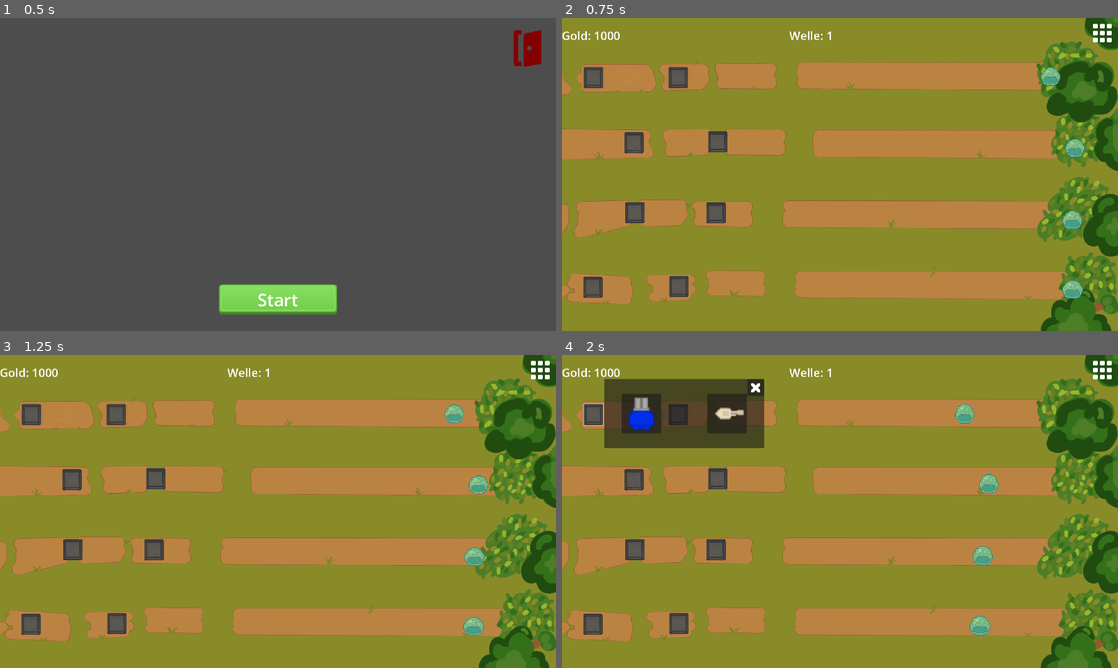
Above: before the commit, frames 1-4 (two rows, left to right).
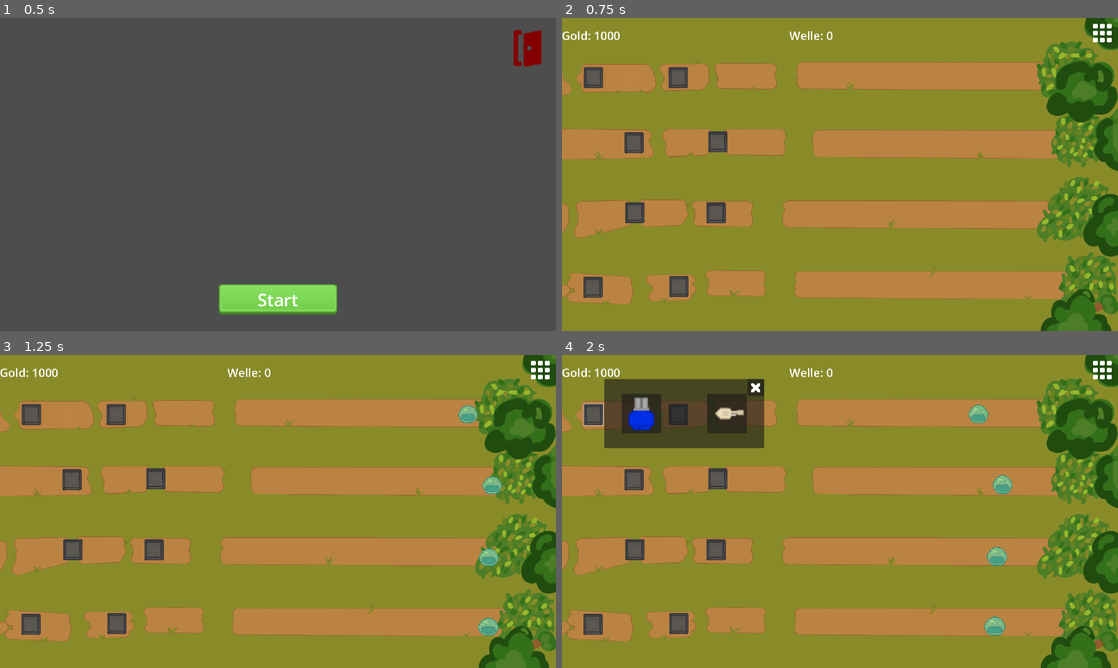
Above: after the commit, the same moments.

Repository: Silas-D/Startprojekt-SM5
Game: Godot game, scene res://Game/UI/mainmenu/main_menu.tscn
Two runs of this game, one before a commit and one after it. Both use one fixed random seed, a clock stepped at 60 frames per second and the inputs below.
Inputs (mouse positions are in pixels of both pictures, inside the frame that each line leads up to):
- Up to frame 1 (0.5 s): no input
- Up to frame 2 (0.75 s): click "Start" at 0.5 s
- Up to frame 3 (1.25 s): no input
- Up to frame 4 (2 s): click (595, 414) at 1.25 s

Frame 1 is identical in both runs. In frame 2, 0.7% of the frame differs, in the area x 47-94%, y 4-90%; in frame 3, 1.2%; in frame 4, 1.3%, in the area x 47-81%, y 4-90%.

Commit message:
waves start funktioniert

Diff:
--- a/Game/main.gd
+++ b/Game/main.gd
@@ -3,12 +3,13 @@
 @onready var pause_menu = $pauseMenu
 var paused = false
 
-# var current_wave -> WaveCounter.current_wave
+@export var current_wave = 0
 var enemies_in_wave = 0
 var map_node1
 var map_node2
 var map_node3
 var map_node4
+
 
 func _ready():
 	map_node1 = get_node("Map/Path1")
@@ -31,47 +32,48 @@
 	#-> void
 	var wave_data = retrieve_wave_data()
 	#:
-	#await <- Nicht nötig
-	get_tree().create_timer(0.2) ##padding
+	await get_tree().create_timer(0.2).timeout ##padding
 	spawn_enemies(wave_data)
 
 func retrieve_wave_data():
 	# -> Array
 	var wave_data = []
 
-	if WaveCounter.current_wave == 0:
+	if current_wave == 0:
+		wave_data = [["slime_1", 1]]
+	elif current_wave == 1:
+		wave_data = [["slime_1", 1], ["slime_1", 1]]
+	elif current_wave == 2:
+		wave_data = [["slime_1", 1], ["slime_1", 2], ["slime_1", 4], ["slime_1", 5]]
+	elif current_wave == 3:
 		wave_data = [["slime_1", 1], ["slime_1", 1], ["slime_1", 0.1], ["slime_1", 0.1]]
-	if WaveCounter.current_wave == 1:
+	elif current_wave == 4:
 		wave_data = [["slime_1", 1], ["slime_1", 1], ["slime_1", 0.1], ["slime_1", 0.1]]
-	if WaveCounter.current_wave == 2:
+	elif current_wave == 5:
 		wave_data = [["slime_1", 1], ["slime_1", 1], ["slime_1", 0.1], ["slime_1", 0.1]]
-	if WaveCounter.current_wave == 3:
+	elif current_wave == 6:
 		wave_data = [["slime_1", 1], ["slime_1", 1], ["slime_1", 0.1], ["slime_1", 0.1]]
-	if WaveCounter.current_wave == 4:
+	elif current_wave == 7:
 		wave_data = [["slime_1", 1], ["slime_1", 1], ["slime_1", 0.1], ["slime_1", 0.1]]
-	if WaveCounter.current_wave == 5:
+	elif current_wave == 8:
 		wave_data = [["slime_1", 1], ["slime_1", 1], ["slime_1", 0.1], ["slime_1", 0.1]]
-	if WaveCounter.current_wave == 6:
+	elif current_wave == 9:
 		wave_data = [["slime_1", 1], ["slime_1", 1], ["slime_1", 0.1], ["slime_1", 0.1]]
-	if WaveCounter.current_wave == 7:
-		wave_data = [["slime_1", 1], ["slime_1", 1], ["slime_1", 0.1], ["slime_1", 0.1]]
-	if WaveCounter.current_wave == 8:
-		wave_data = [["slime_1", 1], ["slime_1", 1], ["slime_1", 0.1], ["slime_1", 0.1]]
-	if WaveCounter.current_wave == 9:
-		wave_data = [["slime_1", 1], ["slime_1", 1], ["slime_1", 0.1], ["slime_1", 0.1]]
-	if WaveCounter.current_wave == 10:
+	elif current_wave == 10:
 		wave_data = [["slime_1", 1], ["slime_1", 1], ["slime_1", 0.1], ["slime_1", 0.1]]
 	else:
-		wave_data = [["slime_1", 1], ["slime_1", 1], ["slime_1", 0.1], ["slime_1", 0.1]]
+		wave_data = [["slime_1", 1], ["slime_1", 1], ["slime_1", 2], ["slime_1", 0.1]]
 	# : Array
-	WaveCounter.current_wave += 1
+	current_wave += 1
 	enemies_in_wave = wave_data.size()
 	return wave_data
 
 func spawn_enemies(wave_data):
 	# : Array) -> void
+	var new_enemy
 	for i in wave_data:
-		var new_enemy = load("res://Game/Enemy/slime1/" + i[0] + ".tscn").instantiate()
+		#vollständige konfig
+		new_enemy = load("res://Game/Enemy/slime1/" + i[0] + ".tscn").instantiate()
 		map_node1.add_child(new_enemy, true)
 		new_enemy = load("res://Game/Enemy/slime1/" + i[0] + ".tscn").instantiate()
 		map_node2.add_child(new_enemy, true)
@@ -79,8 +81,7 @@
 		map_node3.add_child(new_enemy, true)
 		new_enemy = load("res://Game/Enemy/slime1/" + i[0] + ".tscn").instantiate()
 		map_node4.add_child(new_enemy, true)
-		#await <- Nicht nötig
-		get_tree().create_timer(i[1])
+		await get_tree().create_timer(i[1]).timeout
 
 func pauseMenu():
 	if paused:
